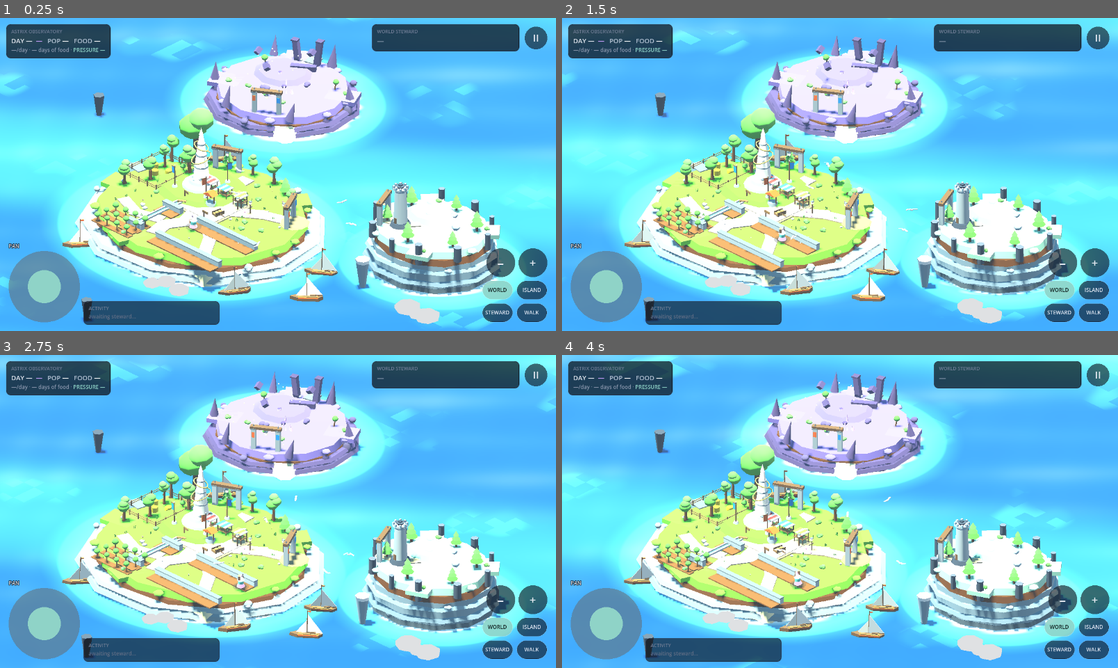
Above: before the commit, frames 1-4 (two rows, left to right).
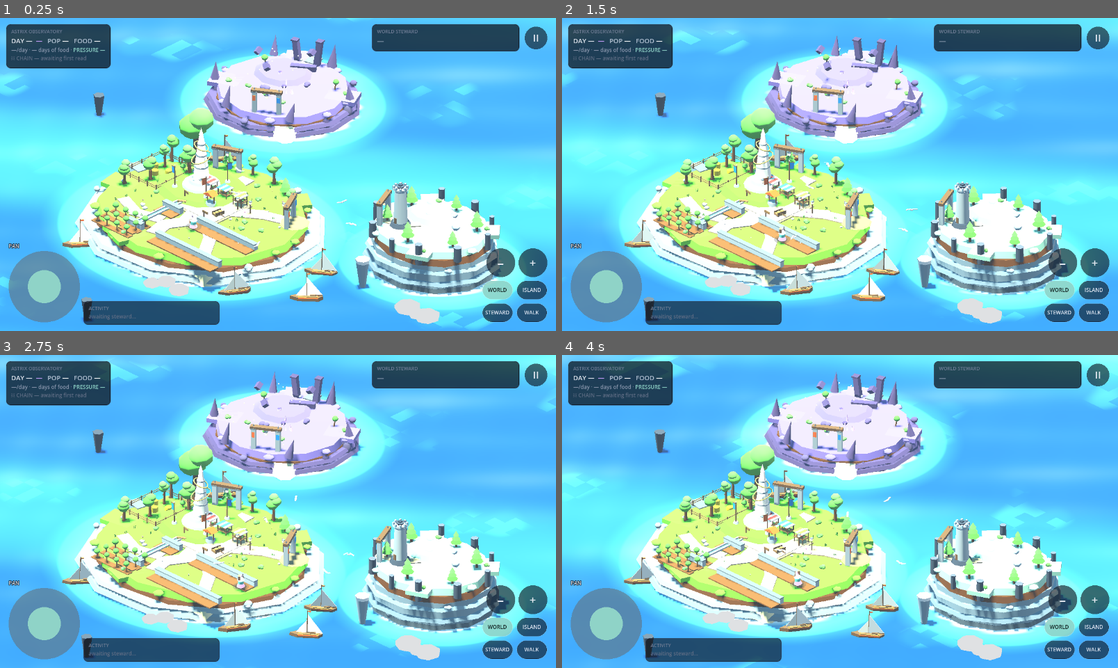
Above: after the commit, the same moments.

Repository: Daniel536t/Gronk
Game: Godot game, scene res://scenes/Main.tscn
The game is run twice, just before and just after one commit, with the same random seed, the same clock (stepped at 60 frames per second) and the same inputs.
Inputs (mouse positions are in pixels of both pictures, inside the frame that each line leads up to):
- Up to frame 1 (0.25 s): no input
- Up to frame 2 (1.5 s): move the mouse to (962, 158) at 0.52 s; hold D (move_right) 0.53-1.25 s; tap E (interact) at 0.6 s; click (962, 158) at 0.67 s; drag from (728, 190) to (812, 237) at 1.27 s
- Up to frame 3 (2.75 s): move the mouse to (333, 442) at 2.02 s; hold D (move_right) from 2.03 s (still down); tap E (interact) at 2.1 s
- Up to frame 4 (4 s): release D (move_right) at 2.75 s; drag from (812, 574) to (673, 464) at 2.77 s; move the mouse to (1006, 558) at 3.52 s; hold A (move_left) from 3.53 s (still down); tap E (interact) at 3.6 s

The runs differ from the first frame. In frame 1, 0.7% of the frame differs, in the area x 1-20%, y 11-17%; in frame 2, 0.7%; in frame 3, 0.7%; in frame 4, 0.7%.

Commit message:
feat(astrix): public chain-status observability and Three.js observatory
Add src/server/chainStatus.ts — read-only Solana world clock feed
(program/world PDA day, delegation owner, slot, heartbeat history)
polled via JSON-RPC with stale-on-error semantics. Wire through
injected chainStatus seam in src/astrix/server.ts (GET /astrix/chain,
public like /astrix/state) and src/server/index.ts so Core never
imports server/*.

Godot: GameClient.gd adds get_astrix_chain_once() slow polling with
orphan guard + astrix_chain_received signal; AgentConsole.gd exposes
chain panel.

Web: replace Godot PCK/WASM export with Three.js observatory shell in
server/static/index.html (live/replay badges, chain panel).

Tests: cover GET /astrix/chain injected vs unconfigured cases.

Deps: add three ^0.160.0, visual:hero script.

Diff:
--- a/godot/scripts/AgentConsole.gd
+++ b/godot/scripts/AgentConsole.gd
@@ -56,6 +56,12 @@
 
 var _world_row: RichTextLabel
 var _pressure_row: RichTextLabel
+var _chain_row: RichTextLabel
+var _chain: Dictionary = {}
+var _chain_timer: Timer
+## Client-side receipt time (ticks): compared against ticks, never against the
+## server's wall clock — the two clocks share no epoch and must never meet.
+var _chain_rx_at := -1
 var _agent_panel: PanelContainer
 var _agent_state: RichTextLabel
 var _agent_action: RichTextLabel
@@ -114,6 +120,13 @@
         GameClient.astrix_agent_status_received.connect(_on_agent_status)
         GameClient.astrix_approval_requested.connect(_on_approval_requested)
         GameClient.write_authority_changed.connect(_on_write_authority)
+        GameClient.astrix_chain_received.connect(_on_chain)
+        _chain_timer = Timer.new()
+        _chain_timer.wait_time = 20.0
+        _chain_timer.timeout.connect(_poll_chain)
+        add_child(_chain_timer)
+        _chain_timer.start()
+        _poll_chain()
     var bus := get_node_or_null("/root/GameCommandBus")
     if bus:
         bus.command_completed.connect(_on_command_completed)
@@ -189,6 +202,8 @@
     body.add_child(_world_row)
     _pressure_row = _label(12)
     body.add_child(_pressure_row)
+    _chain_row = _label(12)
+    body.add_child(_chain_row)
 
 func _build_agent_badge() -> void:
     _agent_panel = PanelContainer.new()
@@ -434,6 +449,60 @@
     _pressure_row.text = "[color=#8a97ad]%s/day ·[/color] [color=%s]%s days of food[/color] [color=#8a97ad]·[/color] [color=%s]PRESSURE %s[/color]" % [
         per_day, days_color, days_label, pressure_color, pressure_text,
     ]
+    _render_chain_row()
+
+## Chain row: the Solana side of the world clock. Every value comes from
+## GET /astrix/chain; before the first successful poll (or when the chain is
+## unreachable) the row says so explicitly instead of guessing. Fresh =
+## updated within the last two minutes; anything older, or any error, reads
+## as stale/unreachable in grey. The row asserts nothing about what the chain
+## *means* — Core owns semantics; this is the independently readable fact.
+func _poll_chain() -> void:
+    var client := get_node_or_null("/root/GameClient")
+    if client and client.has_method("get_astrix_chain_once"):
+        client.get_astrix_chain_once()
+
+func _on_chain(chain: Dictionary) -> void:
+    _chain = chain
+    _chain_rx_at = Time.get_ticks_msec()
+    _render_chain_row()
+
+func _render_chain_row() -> void:
+    if not is_instance_valid(_chain_row):
+        return
+    if _chain.is_empty() or not bool(_chain.get("configured", false)):
+        _chain_row.text = "[color=#5f6d84]⛓ CHAIN — awaiting first read[/color]"
+        return
+    # JSON null arrives as GDScript null, NOT as "" — str(null) is the four
+    # characters "null", which would read as a permanent error. Coerce first:
+    # only a real non-empty string counts as an error. (Caught by an honest
+    # end-to-end render: every success payload carries "error": null.)
+    var err_raw: Variant = _chain.get("error", "")
+    var err := "" if err_raw == null else str(err_raw)
+    # Fresh means "read successfully within the last 5 minutes": chain data
+    # moves on heartbeat timescales, so the window is generous by design. A
+    # tighter window turned ordinary devnet hiccups into a flickering row.
+    var fresh := err.is_empty() and _chain_rx_at > 0 and (Time.get_ticks_msec() - _chain_rx_at) < 300000
+    if not fresh:
+        if not err.is_empty():
+            # Sanitized: server error text must never inject BBCode into HUD.
+            var clean := err.replace("[", "(").replace("]", ")").left(48)
+            _chain_row.text = "[color=#5f6d84]⛓ CHAIN STALE — %s[/color]" % clean
+        else:
+            _chain_row.text = "[color=#5f6d84]⛓ CHAIN STALE — last read failed or aged out[/color]"
+        return
+    var day := str(_chain.get("chainDay", "—"))
+    var beats := (_chain.get("heartbeats", []) as Array).size()
+    var owner := str(_chain.get("owner", ""))
+    var custody := "DELEGATED" if owner == "DELeGGvXpWV2fqJUhqcF5ZSYMS4JTLjteaAMARRSaeSh" else "BASE"
+    var last_sig := ""
+    var hb: Array = _chain.get("heartbeats", [])
+    if not hb.is_empty():
+        last_sig = str((hb[hb.size() - 1] as Dictionary).get("commitSig", "")).left(8)
+    var tail := " · COMMIT %s" % last_sig if last_sig != "" else ""
+    _chain_row.text = "[color=#8fd3c7]⛓ CHAIN DAY %s[/color] [color=#8a97ad]·[/color] [color=#e8ecf4]%d HEARTBEATS[/color] [color=#8a97ad]·[/color] [color=#e8ecf4]%s[/color]%s" % [
+        day, beats, custody, (" [color=#8a97ad]%s[/color]" % tail) if tail != "" else "",
+    ]
 
 ## Authoritative value or the unknown marker — never a fabricated default.
 ##
--- a/godot/scripts/GameClient.gd
+++ b/godot/scripts/GameClient.gd
@@ -39,6 +39,7 @@
 signal astrix_command_failed(error: String)
 signal astrix_approval_requested(request: Dictionary)
 signal astrix_agent_status_received(status: Dictionary)
+signal astrix_chain_received(chain: Dictionary)
 
 @export var api_origin: String = ""  # empty -> auto (web: same origin as the page; native: localhost)
 @export var poll_interval_seconds: float = 0.5
@@ -52,6 +53,9 @@
 var latest_state: Dictionary = {}
 var astrix_state: Dictionary = {}
 var astrix_agent_status: Dictionary = {}
+var astrix_chain: Dictionary = {}
+var _astrix_chain_in_flight := false
+var _astrix_chain_attempt_at := 0
 var _poll_timer: Timer
 var _requests: Array[HTTPRequest] = []
 var _last_event_fingerprint := ""
@@ -179,6 +183,26 @@
         _astrix_status_in_flight = false
     )
 
+## Poll the chain-status feed (world day, delegation owner, heartbeat record).
+## SLOW cadence by design: this data changes on devnet-heartbeat timescales,
+## not frame timescales. Unknown until the first successful poll — never guessed.
+func get_astrix_chain_once() -> void:
+    # Orphan guard: if a previous attempt never called back (freed request,
+    # silent transport failure), its flag must not wedge polling forever.
+    # Chain data is slow-moving, so at most one retry per minute either way.
+    if _astrix_chain_in_flight \
+            and Time.get_ticks_msec() - _astrix_chain_attempt_at < 60000:
+        return
+    _astrix_chain_in_flight = true
+    _astrix_chain_attempt_at = Time.get_ticks_msec()
+    _get_json("/astrix/chain", func(data: Dictionary) -> void:
+        _astrix_chain_in_flight = false
+        astrix_chain = data
+        astrix_chain_received.emit(astrix_chain)
+    , func() -> void:
+        _astrix_chain_in_flight = false
+    )
+
 func _start_astrix_polling() -> void:
     if _poll_timer.is_stopped():
         _poll_timer.start()
Not shown, changed: package-lock.json
Not shown, changed: package.json
Not shown, removed: server/static/index.apple-touch-icon.png
Not shown, removed: server/static/index.audio.position.worklet.js
Not shown, removed: server/static/index.audio.worklet.js
Not shown, changed: server/static/index.html
Not shown, removed: server/static/index.icon.png
Not shown, removed: server/static/index.js
Not shown, removed: server/static/index.pck
Not shown, removed: server/static/index.png
Not shown, changed: server/static/index.wasm
Not shown, changed: src/astrix/server.ts
(and 3 more such lines)
